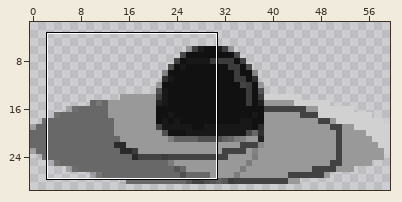
Pixel-art sprite, stored at images/enemy.png. The picture above shows the old version from afar; the outline marks the close-up.
Close-up. The starting point:
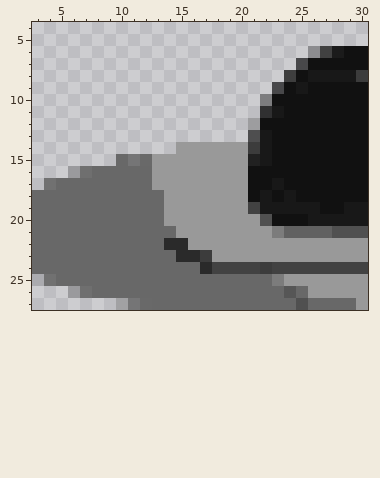
The file is 60x30 pixels. Pixels under 10% opacity are left out. Colours within 5 levels of each other are drawn and written as one. Shown: x 3..30, y 4..27. The wide view leaves out empty margins.
The result:
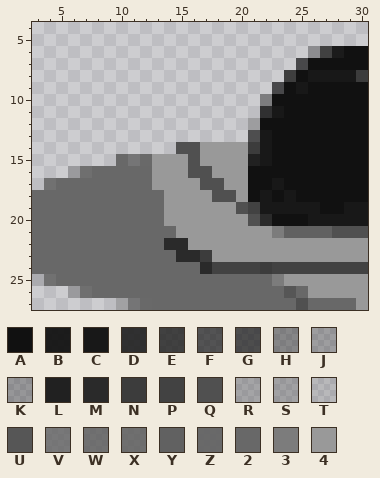
Palette (. is transparent): A #111111  B #161616f7  C #181818  D #1a1a1adf  E #1b1b1bc9  F #1c1c1cb0  G #1c1c1cb9  H #1e1e1e68  J #1f1f1f46  K #1f1f1f50  L #212121  M #2a2a2a  N #3c3c3c  P #424242  Q #505050  R #53535355  S #5353535c  T #5454542d  U #565656  V #5c5c5cbf  W #5e5e5ed4  X #616161df  Y #616161  Z #666666f8  2 #686868  3 #7c7c7c  4 #999999
What changed:
y 14: x 15..16 44 -> QQ
y 15: x 16 4 -> Q
y 16: x 16..17 44 -> QQ
y 17: x 17..18 44 -> QQ
y 18: x 18..19 44 -> QQ
y 19: x 20 4 -> Q
y 20: x 21..22 4Q -> QM
Where, in picture pixels (left, top, right, bottom), the same in both close-ups:
changed: (176, 142, 272, 226)
